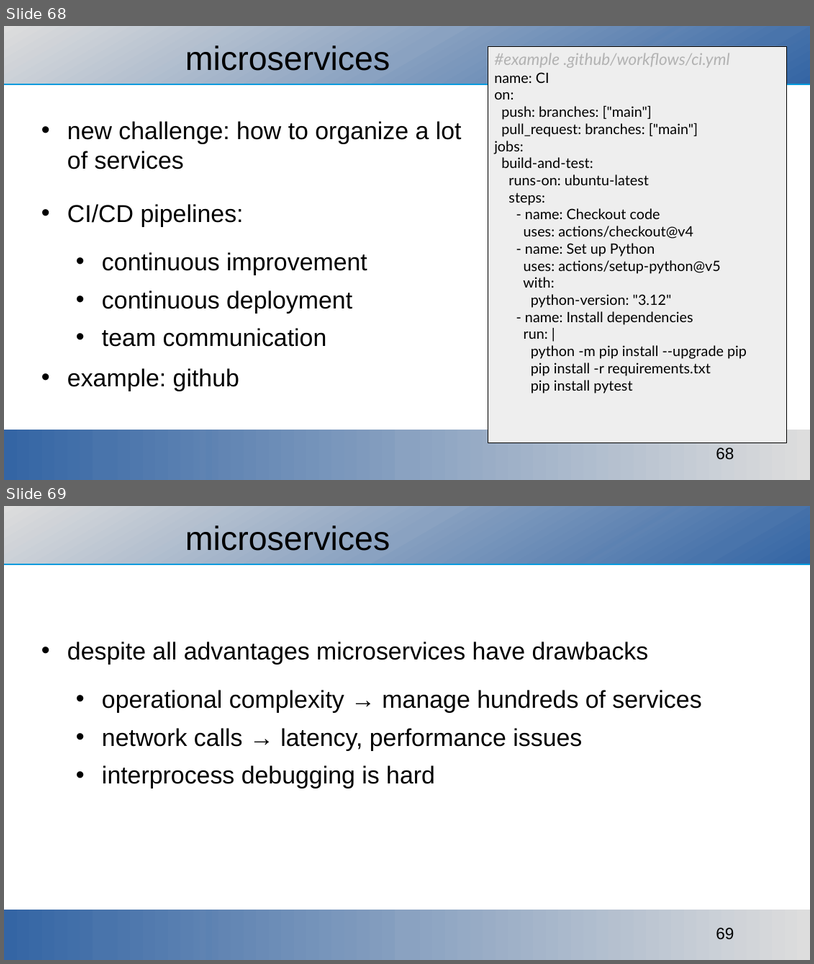
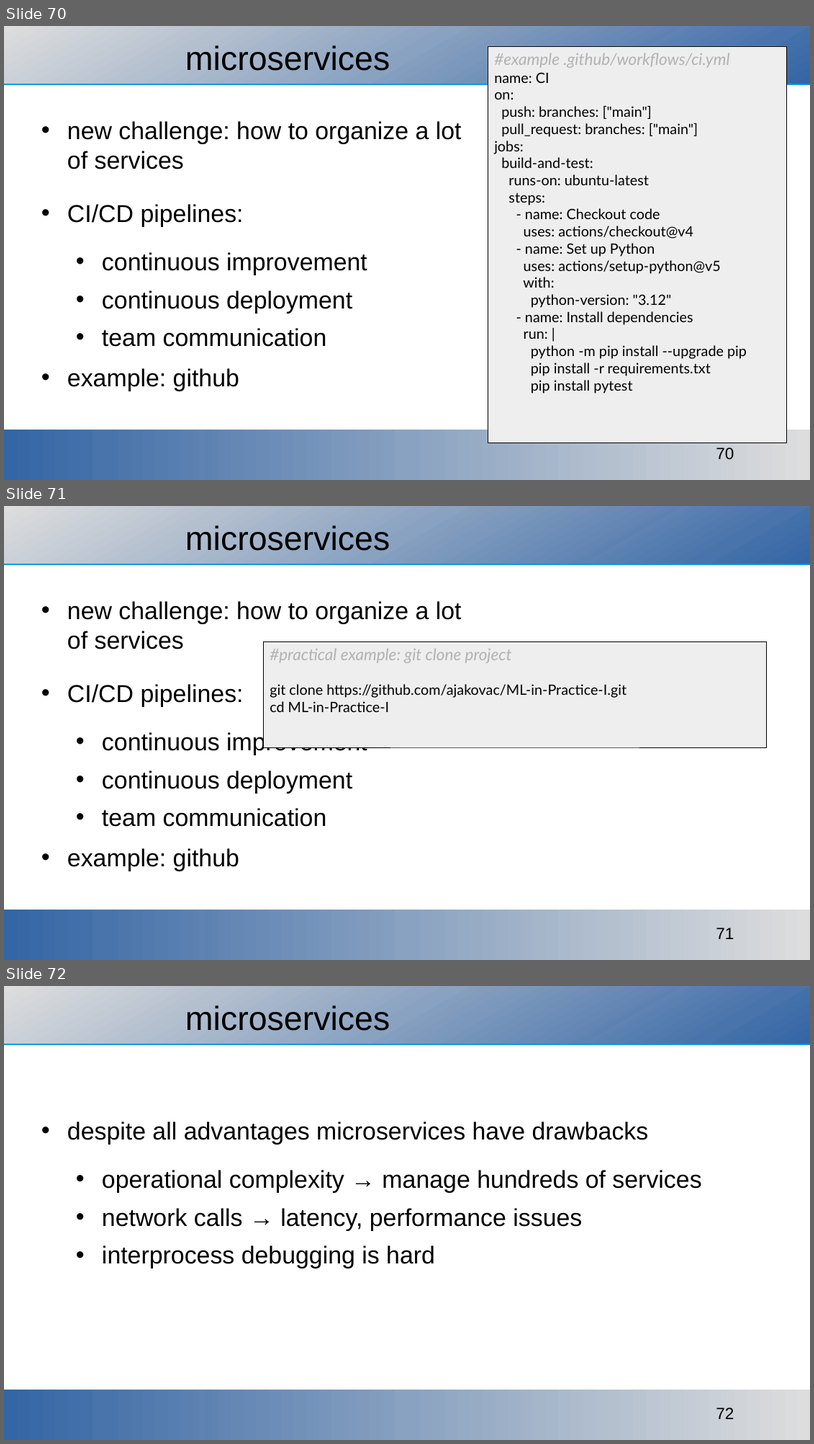
Before and after one commit to ajakovac/ML-in-Practice-I, a slide deck: ML in practice.odp. Shown one above the other, each under a label of ours: slides 68 and 69 before the commit, slides 70, 71 and 72 after it. The pictures are 814x964 and 814x1444 pixels, drawn with LibreOffice and Linux fonts; fonts in the diff are those of the drawing; background and template pictures are left out. Boxes give left, top, right and bottom in pixels: in the first picture for what was removed or moved away, otherwise in the second. Text is boxed around its words. In the diff, an @@ line names an element or a change of style, - is before the commit and + after.

```diff
--- a/ML in practice.odp
+++ b/ML in practice.odp
@@ slide 71 added at bbox=[4, 506, 810, 960], background #FFFFFF; not listed: 3 template elements that a slide beside it also shows @@
@@ title added at bbox=[185, 525, 390, 551], 33 pt, text #000000 @@
+microservices
@@ text added at bbox=[67, 601, 462, 871], 24 pt, text #000000 @@
+• new challenge: how to organize a lot of services
+• CI/CD pipelines:
+  • continuous improvement
+  • continuous deployment
+  • team communication
+• example: github
@@ rectangle added at bbox=[263, 641, 767, 747], fill #EEEEEE, outline #000000 0.51 pt, 14 pt, text #000000 @@
+#practical example: git clone project
+git clone https://github.com/ajakovac/ML-in-Practice-I.git
+cd ML-in-Practice-I
@@ what was slide 68 is now slide 70 @@
@@ page number at bbox=[716, 447, 734, 459]: text changed @@
-68
+70
@@ what was slide 69 is now slide 72 @@
@@ page number at bbox=[716, 1407, 734, 1419]: text changed @@
-69
+72
```
Also in this commit, not shown: 4 slides changed, 2 other slides added, 2 other files.
